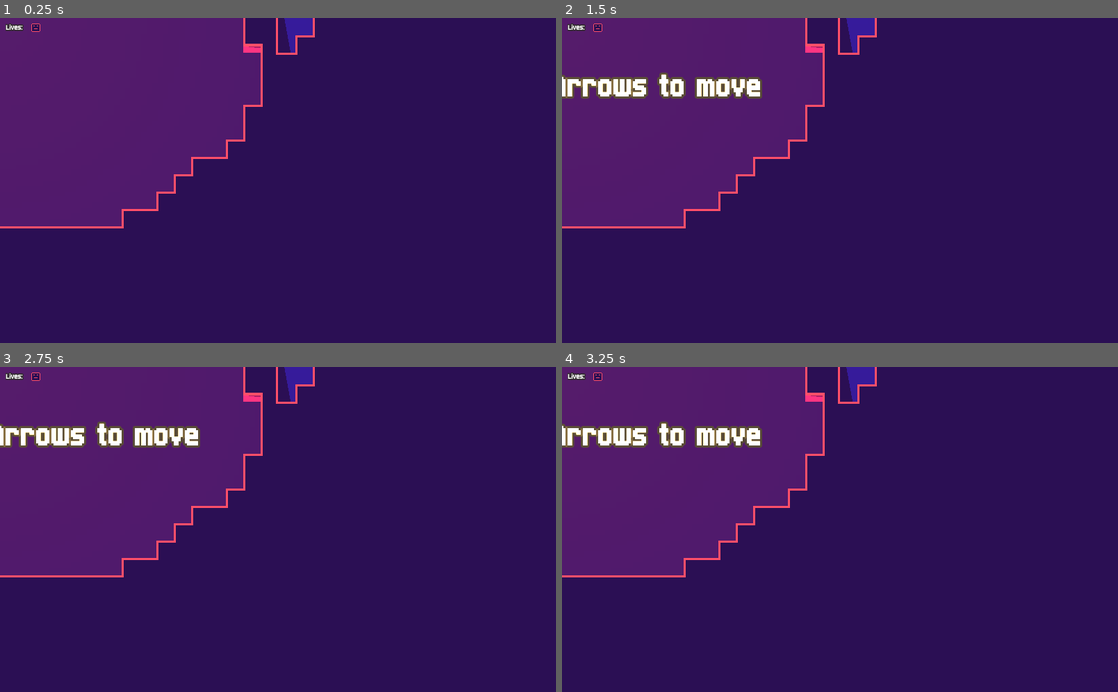
Above: before the commit, frames 1-4 (two rows, left to right).
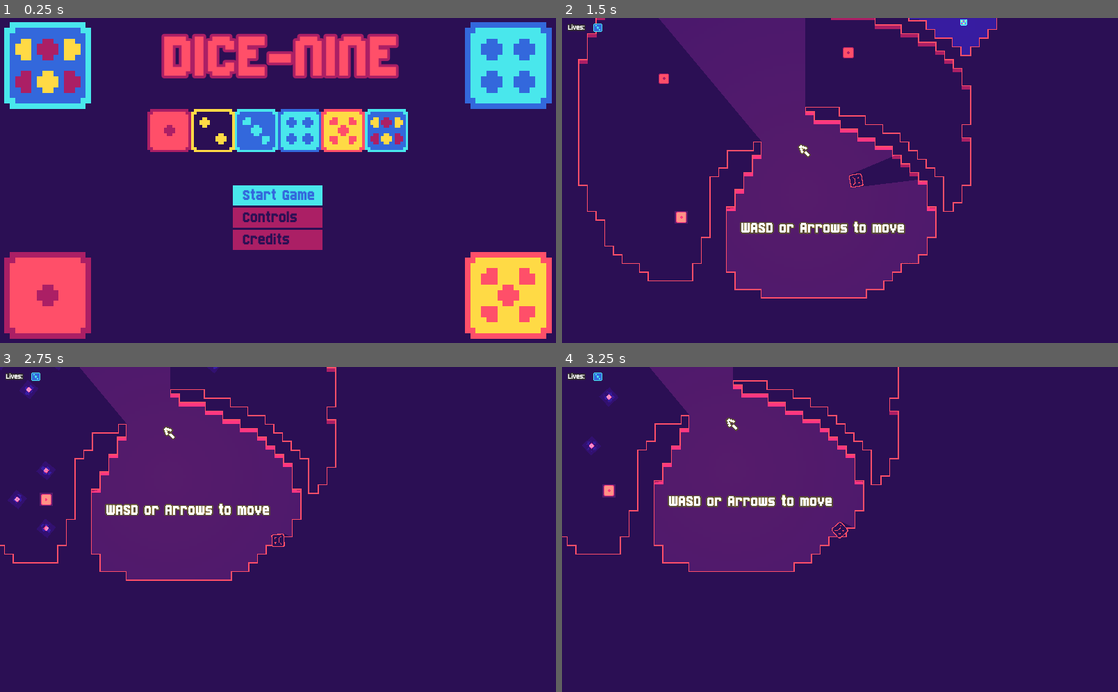
Above: after the commit, the same moments.

Repository: russmatney/dice-nine
Game: Godot game, scene res://src/ui/MainMenu.tscn
Same seed, same stepped clock (60 frames per second), same inputs: the game is played once before the commit and once after it. Before the commit the project starts from res://src/progression/Level1.tscn.
Inputs (mouse positions are in pixels of both pictures, inside the frame that each line leads up to):
- Up to frame 1 (0.25 s): no input
- Up to frame 2 (1.5 s): click (840, 196) at 0.5 s, where only the run after the commit has a clickable "Start Game"; move the mouse to (962, 164) at 1.27 s; hold D (move_right) from 1.28 s (still down); hold E (fire) from 1.28 s (still down)
- Up to frame 3 (2.75 s): right-click (400, 513) at 1.55 s; move the mouse to (166, 545) at 2.02 s; release D (move_right) at 2.03 s; release E (fire) at 2.03 s; hold J (move_down) from 2.03 s (still down); right-click (166, 545) at 2.1 s; tap E (fire) at 2.3 s
- Up to frame 4 (3.25 s): move the mouse to (895, 458) at 2.77 s; release J (move_down) at 2.78 s; hold D (move_right) from 2.78 s (still down); hold E (fire) from 2.78 s (still down); right-click (895, 458) at 3.05 s

The runs differ from the first frame. In frame 1, 48% of the frame differs, in the area x 0-100%, y 0-99%; in frame 2, 37%; in frame 3, 23%; in frame 4, 22%.
Error before the commit: Invalid call. Nonexistent function 'ensure_hud' in base 'CanvasLayer (ProgressionState.gd)'. (res://src/progression/Level1.gd:21)

Commit message:
feat: wire up main menu and use it as win screen

Diff:
--- a/project.godot
+++ b/project.godot
@@ -21,7 +21,7 @@
 [application]
 
 config/name="dice-nine"
-run/main_scene="res://src/progression/Level1.tscn"
+run/main_scene="res://src/ui/MainMenu.tscn"
 config/icon="res://icon.png"
 
 [autoload]
--- a/src/autoloads/Nav.gd
+++ b/src/autoloads/Nav.gd
@@ -39,6 +39,24 @@
 # Public Helpers
 ###########################################################################
 
+var main_menu = "res://src/ui/MainMenu.tscn"
+func goto_main_menu():
+  goto_scene(main_menu)
+
+var controls = "res://src/ui/Controls.tscn"
+func goto_controls():
+  goto_scene(controls)
+
+var credits = "res://src/ui/Credits.tscn"
+func goto_credits():
+  goto_scene(credits)
+
+# var level_select = "res://src/ui/LevelSelect.tscn"
+# func goto_level_select():
+#   goto_scene(level_select)
+
+### demos ##########################################################
+
 var tiles_demo = "res://src/demos/TilesDemo.tscn"
 func goto_tiles_demo():
   goto_scene(tiles_demo)
@@ -46,6 +64,8 @@
 var enemy_demo = "res://src/demos/EnemyDemo.tscn"
 func goto_enemy_demo():
   goto_scene(enemy_demo)
+
+### levels ##########################################################
 
 var level1 = "res://src/progression/Level1.tscn"
 func goto_level1():
@@ -59,3 +79,12 @@
 var level3 = "res://src/progression/Level3.tscn"
 func goto_level3():
   goto_scene(level3)
+
+
+### general ##################################################################
+
+func win():
+  goto_main_menu()
+
+func start():
+  goto_level1()
--- a/src/autoloads/ProgressionState.gd
+++ b/src/autoloads/ProgressionState.gd
@@ -27,8 +27,16 @@
 func _ready():
   print("progression state ready")
 
-  hud = hud_scene.instance()
-  call_deferred("add_child", hud)
+
+func ensure_hud():
+  if not hud:
+    hud = get_tree().get_root().find_node("HUD")
+    print("found hud in tree?", hud)
+
+    if not hud:
+      print("progression state creating hud!")
+      hud = hud_scene.instance()
+      call_deferred("add_child", hud)
 
 ### process ##############################################################
 
@@ -91,11 +99,12 @@
 var next_level_dict = {
   "Level1": "goto_level2",
   "Level2": "goto_level3",
-  "Level3": "goto_level1",
-  }
+  "Level3": "win",
+}
 
 func goto_next_level():
   player_state["respawn_side"] = player.current_side
   player.kill_for_respawn()
+  # NOTE depends on the 'name' set on the level node!! Brittle!
   var next_level_fn = next_level_dict[current_level.name]
   funcref(Nav, next_level_fn).call_func()
--- a/src/ui/HUD.tscn
+++ b/src/ui/HUD.tscn
@@ -106,11 +106,11 @@
 margin_left = 10.0
 margin_top = 10.0
 margin_right = 1014.0
-margin_bottom = 235.0
+margin_bottom = 590.0
 
 [node name="VBoxContainer" type="VBoxContainer" parent="MarginContainer"]
 margin_right = 1004.0
-margin_bottom = 225.0
+margin_bottom = 580.0
 
 [node name="HBoxContainer" type="HBoxContainer" parent="MarginContainer/VBoxContainer"]
 margin_right = 1004.0
--- a/src/ui/MainMenu.gd
+++ b/src/ui/MainMenu.gd
@@ -2,12 +2,11 @@
 
 func _on_Credits_pressed():
   # TODO credits
-	pass # Replace with function body.
-
+  pass # Replace with function body.
 
 func _on_Controls_pressed():
   # TODO controls
-	pass # Replace with function body.
+  pass # Replace with function body.
 
 func _on_StartGame_pressed():
-	Nav.goto_level_1()
+  Nav.start()
--- a/src/ui/MainMenu.tscn
+++ b/src/ui/MainMenu.tscn
@@ -190,7 +190,7 @@
 scale = Vector2( 10, 10 )
 frames = ExtResource( 5 )
 animation = "roll"
-frame = 5
+frame = 2
 playing = true
 
 [node name="AnimatedSprite8" type="AnimatedSprite" parent="."]
@@ -198,6 +198,7 @@
 scale = Vector2( 10, 10 )
 frames = ExtResource( 5 )
 animation = "roll"
+frame = 3
 playing = true
 
 [node name="AnimatedSprite9" type="AnimatedSprite" parent="."]
@@ -205,7 +206,7 @@
 scale = Vector2( 10, 10 )
 frames = ExtResource( 5 )
 animation = "roll"
-frame = 2
+frame = 5
 playing = true
 
 [node name="AnimatedSprite10" type="AnimatedSprite" parent="."]
@@ -213,7 +214,7 @@
 scale = Vector2( 10, 10 )
 frames = ExtResource( 5 )
 animation = "roll"
-frame = 1
+frame = 4
 playing = true
 
 [connection signal="pressed" from="MarginContainer/HBoxContainer/VBoxContainer2/CenterContainer/VBoxContainer/StartGame" to="." method="_on_StartGame_pressed"]
Not shown, changed: todo.org
